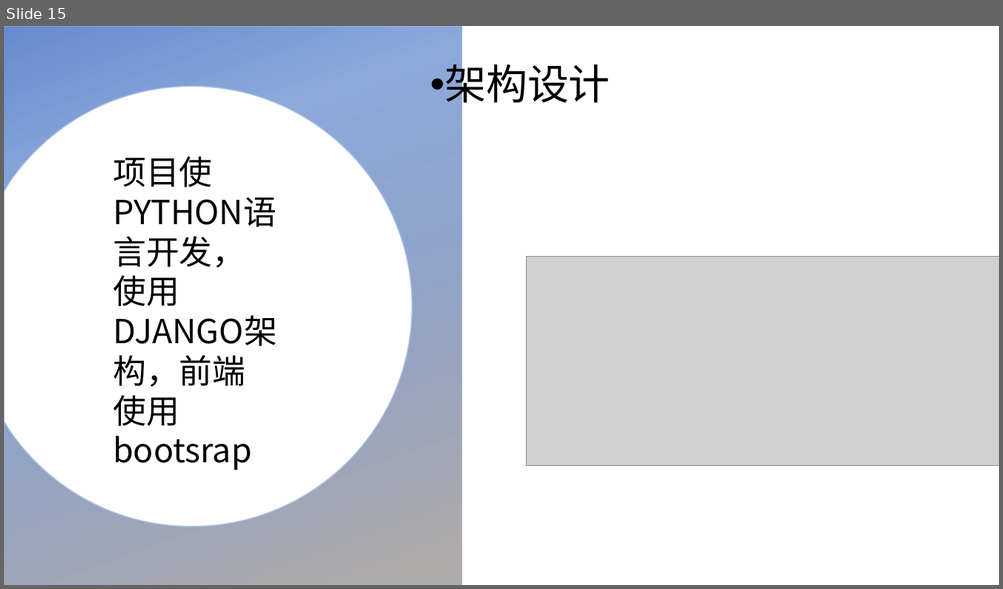
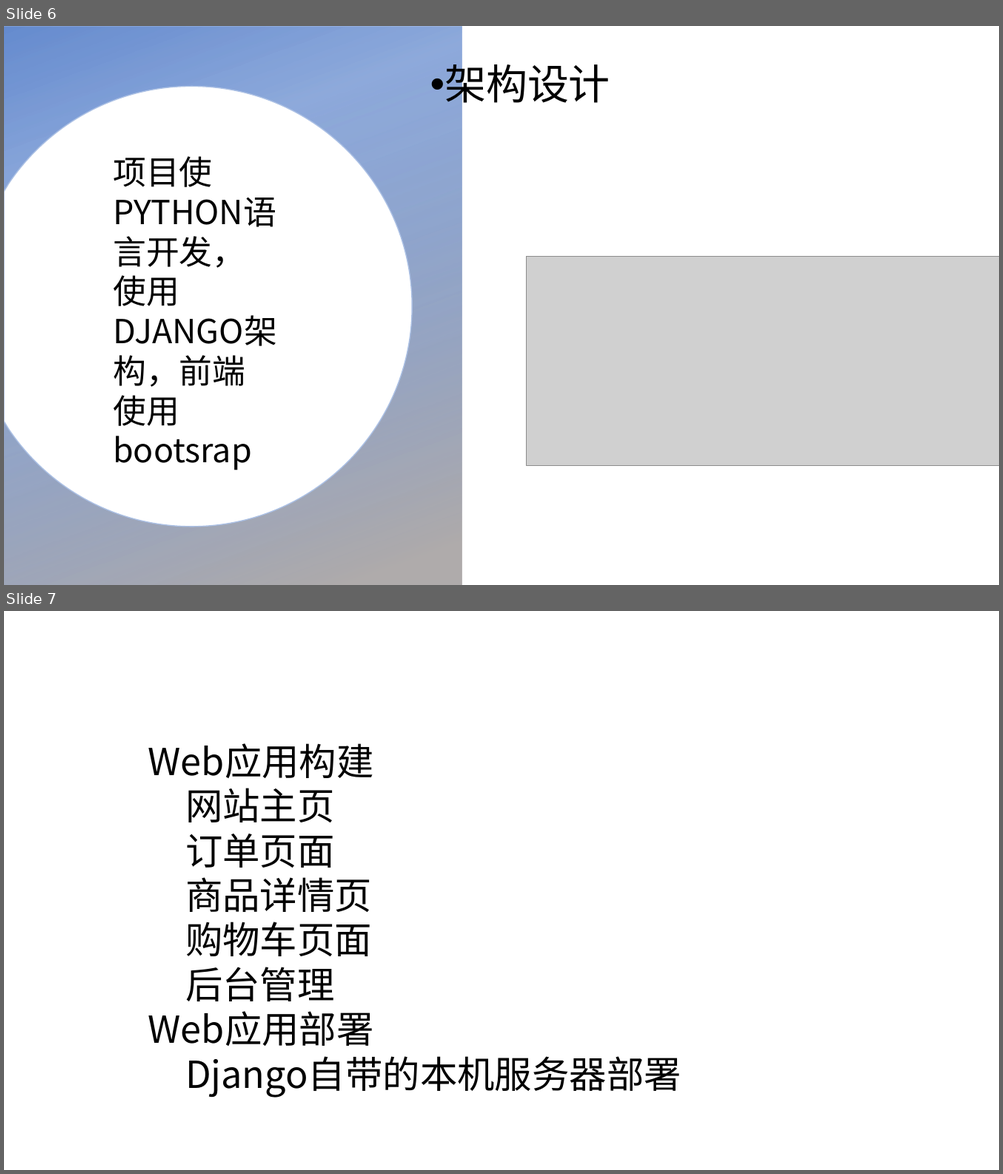
Before and after one commit to hua8631/XDU_WEB_2021_Project_014, a slide deck: 演示ppt.pptx. Shown one above the other, each under a label of ours: slide 15 before the commit, slides 6 and 7 after it. The pictures are 1003x589 and 1003x1174 pixels, drawn with LibreOffice and Linux fonts; fonts in the diff are those of the drawing; grey boxes stand for pictures; background and template pictures are left out. Boxes give left, top, right and bottom in pixels: in the first picture for what was removed or moved away, otherwise in the second. Text is boxed around its words. In the diff, an @@ line names an element or a change of style, - is before the commit and + after.

```diff
--- a/演示ppt.pptx
+++ b/演示ppt.pptx
@@ slide 7 added at (x1=4, y1=611, x2=999, y2=1170), background #FFFFFF @@
@@ text added at (x1=148, y1=743, x2=681, y2=1098), 36 pt, text #000000 @@
+Web应用构建
+  网站主页
+  订单页面
+  商品详情页
+  购物车页面
+  后台管理
+Web应用部署
+  Django自带的本机服务器部署
@@ what was slide 15 is now slide 6 @@
```
Also in this commit, not shown: 3 other slides added, 10 slides removed, 4 other files.
